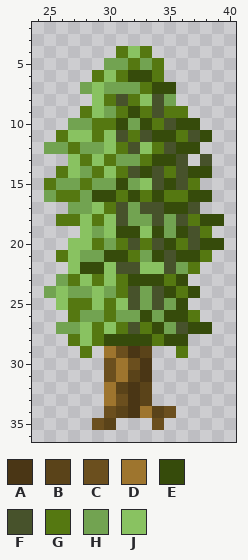
A pixel-art sprite gets an edit: Assets/Resources/Sprites/Entities/Vegetals/Tree 1.png. This is how it looked before the edit.
The file is 64x64 pixels. Shown: x 24..40, y 2..36.
Palette (. is transparent): A #4a3615  B #5a4319  C #6b4f1e  D #9e752e  E #364b0b  F #47522b  G #557811  H #72a351  J #89c261
Pixels before, first column x 25:
 4 ......GJG......
 5 .....HHGHG.....
 6 ....GJGEEG.....
 7 ...HJHHHGEE....
 8 ....JGFGJFH....
 9 ...GJHGEGFGG...
10 ..HHGGEHEGFEE..
11 .GJJGJFGFEEGFE.
12 HHGHHJGFJGFEE..
13 ..JGJGHHGEEF.F.
14 .GJHGJGFEFGFEE.
15 GHHGHHEHJFEFG..
16 HGGHEEGEGEGGEE.
17 ..HHJGFHFFEEF..
18 .GGJGJFHHFHFGEE
19 ...JHJEEJEHEFG.
20 ..JJGHGFGFEGFEE
21 .GJHHEEGHEFEEG.
22 ..JEEJFFJJFHG..
23 .HGJGJGEEEGE...
24 HJHHJHGFHFEGE..
25 .JGGJGJFHFHE...
26 ..GHHGHHEHEEG..
27 .HHJGJGFGEHFEE.
28 ..GJGEEEEGEE...
29 ...G.DCAB..G...
30 .....CDCA......
31 .....CDBA......
32 .....DBAB......
33 .....DCAB......
34 .....CBADBC....
35 ....CB...C.....
The result:
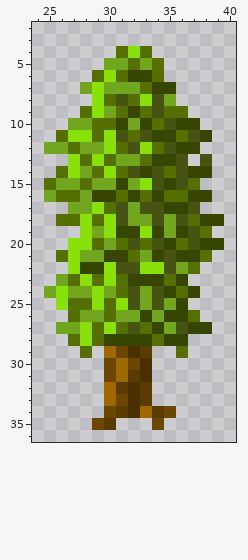
Change:
Colour A changes from #4a3615 to #4a3000.
Colour B changes from #5a4319 to #5a3c00.
Colour C changes from #6b4f1e to #6b4600.
Colour D changes from #9e752e to #9e6900.
Colour E changes from #364b0b to #364600.
Colour F changes from #47522b to #475313.
Colour G changes from #557811 to #556f00.
Colour H changes from #72a351 to #72a61f.
Colour J changes from #89c261 to #89e10b.
Changed places in both pictures, as pixel boxes (x1, y1, x2, y2):
changed: (44, 46, 224, 430)
